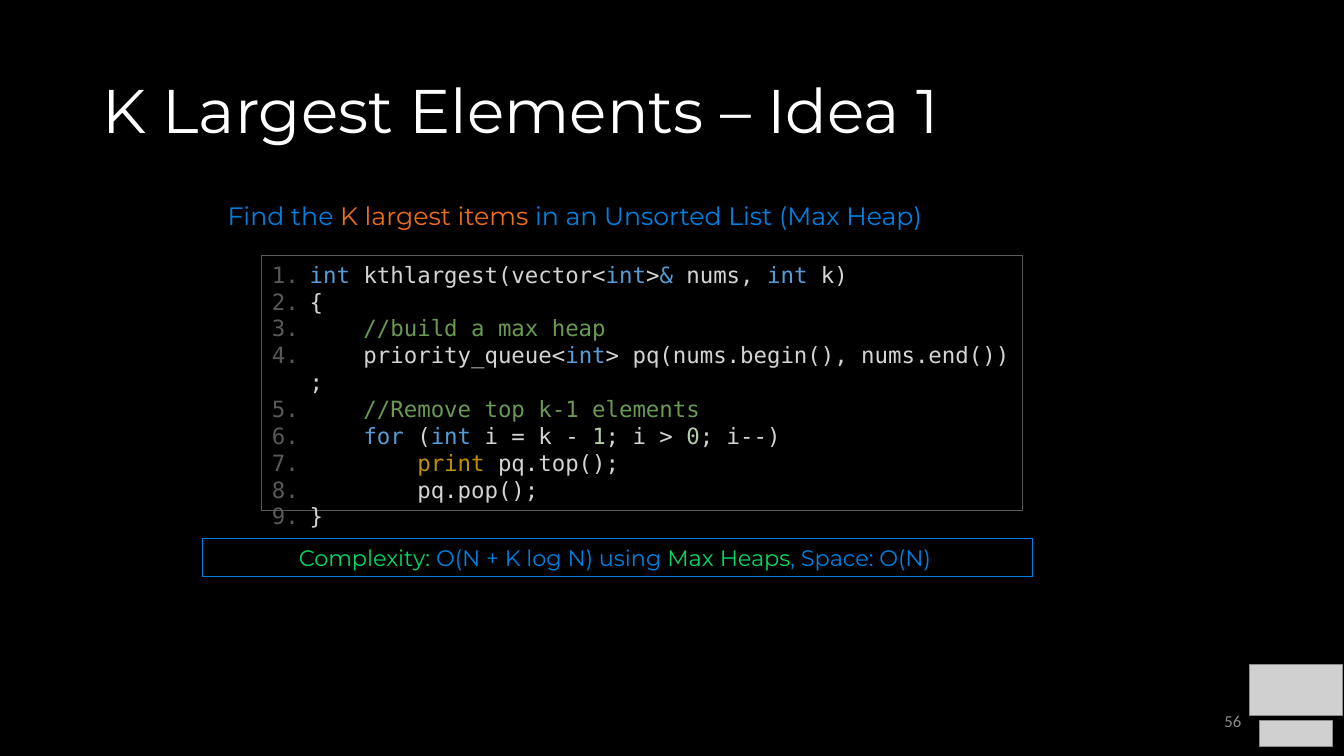
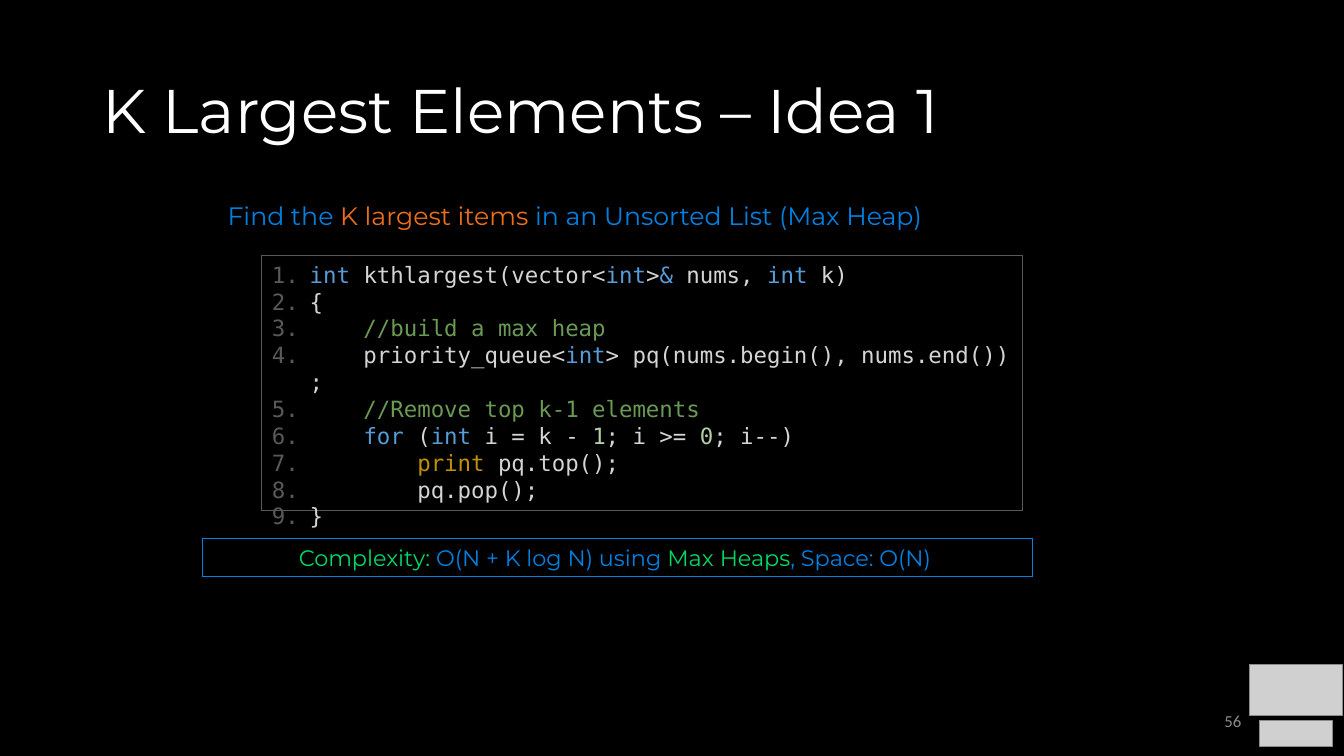
Before and after one commit to COP3530/Instructional-Content, a slide deck: slide 56 of Slides/Slides-PPT/5 - Heaps.pptx. Drawn at 1344x756 pixels with LibreOffice and Linux fonts; fonts in the diff are those of the drawing; grey boxes stand for pictures. Boxes give left, top, right and bottom in pixels: in the first picture for what was removed or moved away, otherwise in the second. Text is boxed around its words. In the diff, an @@ line names an element or a change of style, - is before the commit and + after.

```diff
--- a/Slides/Slides-PPT/5 - Heaps.pptx
+++ b/Slides/Slides-PPT/5 - Heaps.pptx
@@ text in rectangle at <box>364,427,794,447</box>: text changed @@
-6. for (int i = k - 1; i > 0; i--)
+6. for (int i = k - 1; i >= 0; i--)
```
Also in this commit, not shown: 2 other slides changed, 1 other file.
